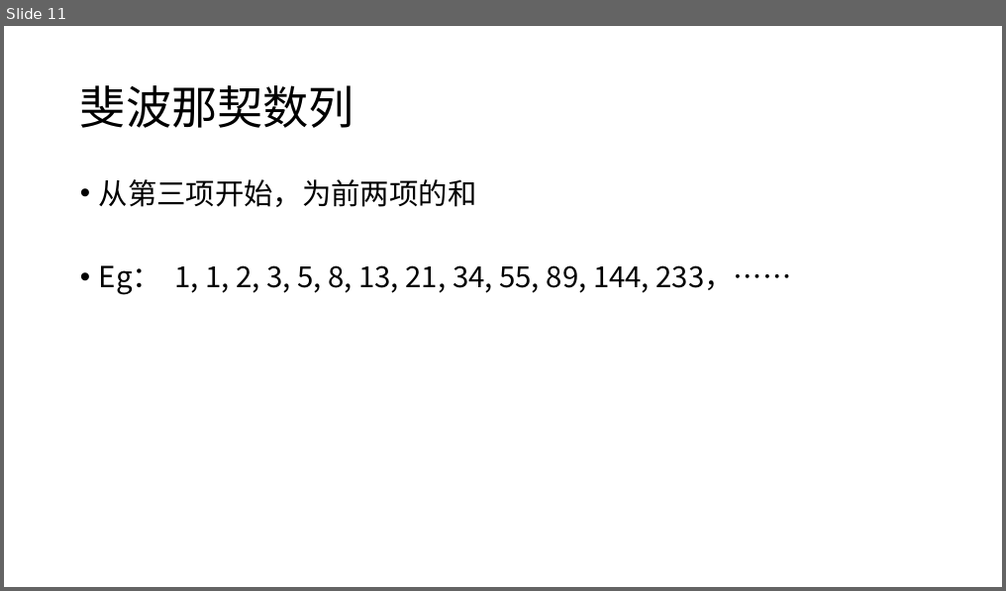
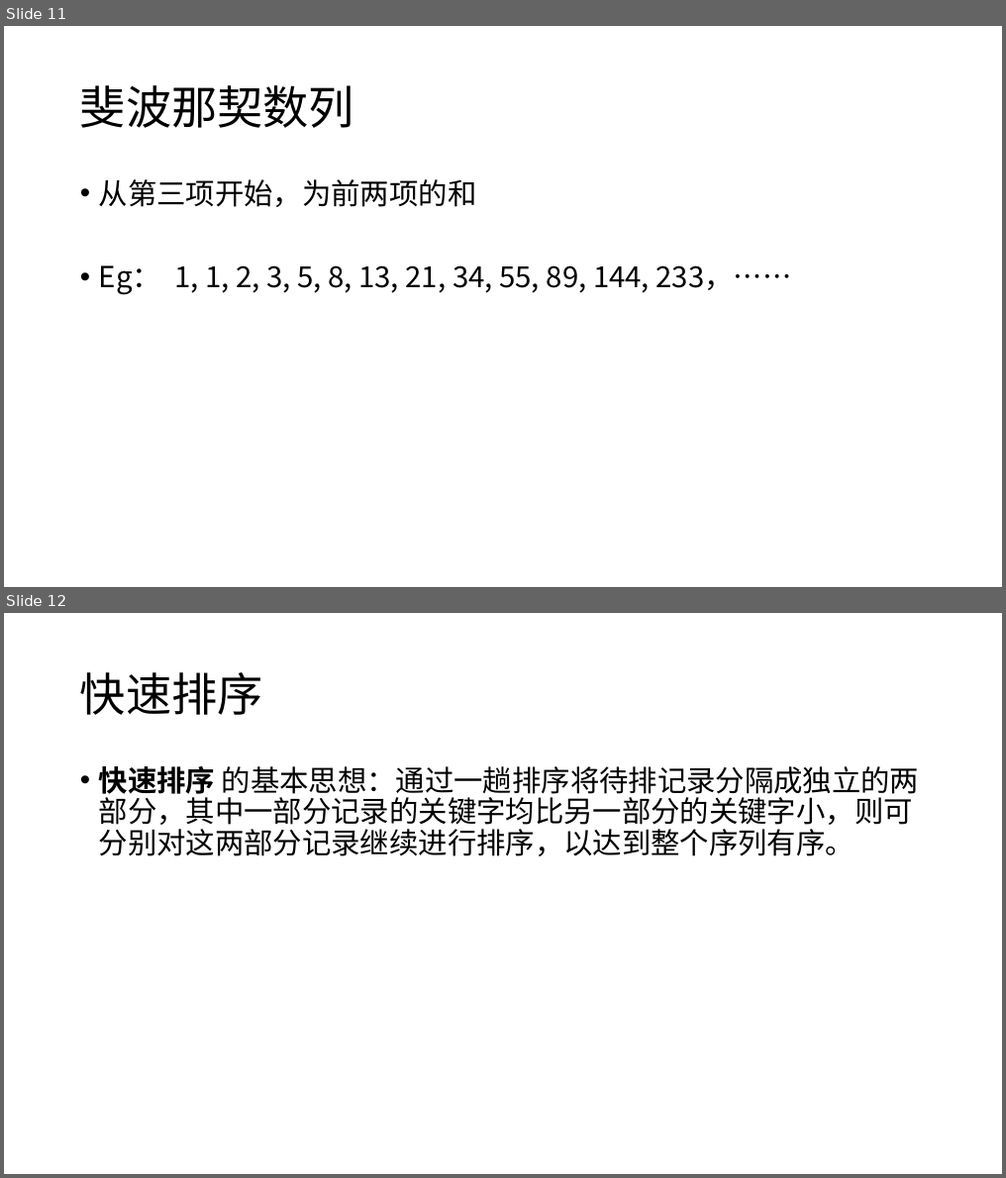
Before and after one commit to Fine-yang/LGS, a slide deck: 0320/排序算法.pptx. Shown one above the other, each under a label of ours: slide 11 before the commit, slides 11 and 12 after it. The pictures are 1006x591 and 1006x1178 pixels, drawn with LibreOffice and Linux fonts; fonts in the diff are those of the drawing. Boxes give left, top, right and bottom in pixels: in the first picture for what was removed or moved away, otherwise in the second. Text is boxed around its words. In the diff, an @@ line names an element or a change of style, - is before the commit and + after.

```diff
--- a/0320/排序算法.pptx
+++ b/0320/排序算法.pptx
@@ slide 12 added at (4, 613, 1002, 1174), background #FFFFFF @@
@@ title added at (80, 672, 263, 715), 44 pt, text #000000 @@
+快速排序
@@ text added at (99, 766, 920, 857), 28 pt, text #000000 @@
+• 快速排序 的基本思想：通过一趟排序将待排记录分隔成独立的两部分，其中一部分记录的关键字均比另一部分的关键字小，则可分别对这两部分记录继续进行排序，以达到整个序列有序。
```
Also in this commit, not shown: 9 other slides added, 5 other files.
